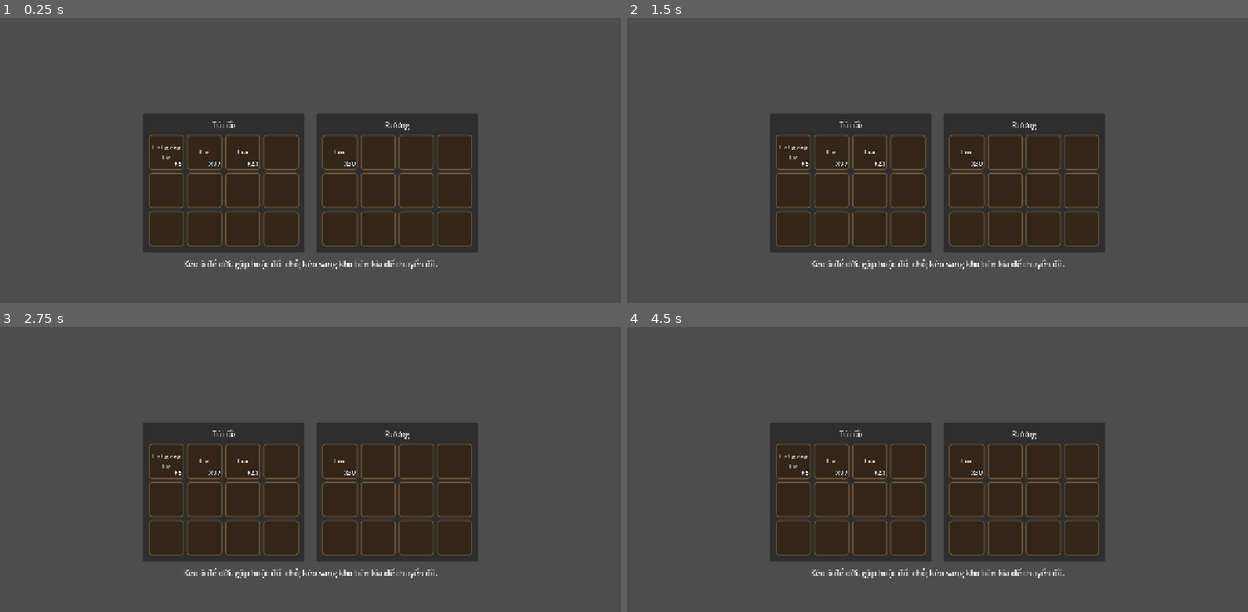
Above: before the commit, frames 1-4 (two rows, left to right).
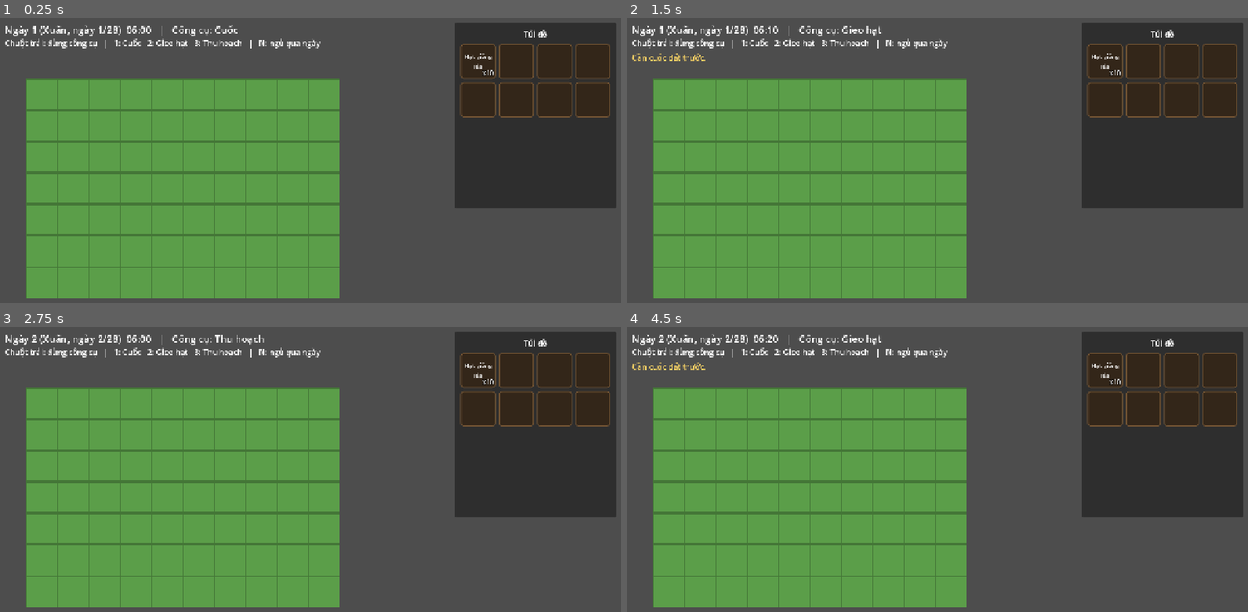
Above: after the commit, the same moments.

Repository: tmtgreen1008/Ngoi_Lang_Nho
Game: Godot game, scene res://components/farming/farm_demo.tscn
Two runs of this game, one before a commit and one after it. Both use one fixed random seed, a clock stepped at 60 frames per second and the inputs below. Before the commit the project starts from res://ui/inventory/inventory_demo.tscn.
Inputs (mouse positions are in pixels of both pictures, inside the frame that each line leads up to):
- Up to frame 1 (0.25 s): no input
- Up to frame 2 (1.5 s): tap Enter at 0.5 s; move the mouse to (1074, 174) at 0.52 s; tap 1 at 0.6 s; click (1074, 174) at 0.67 s; tap 2 at 0.8 s; tap Space at 1.25 s; drag from (813, 208) to (906, 263) at 1.27 s
- Up to frame 3 (2.75 s): tap Enter at 2 s; move the mouse to (372, 423) at 2.02 s; tap 3 at 2.1 s; click (372, 423) at 2.17 s; tap N at 2.3 s
- Up to frame 4 (4.5 s): tap Space at 2.75, 4.25 s; drag from (906, 572) to (751, 446) at 2.77 s; tap Enter at 3.5 s; move the mouse to (1123, 552) at 3.52 s; tap 1 at 3.6 s; click (1123, 552) at 3.67 s; tap 2 at 3.8 s; drag from (751, 446) to (844, 412) at 4.27 s

The runs differ from the first frame. In frame 1, 65% of the frame differs, in the area x 0-100%, y 1-99%; in frame 2, 66%; in frame 3, 65%; in frame 4, 66%.

Commit message:
feat: he thong vuon (FarmField, FarmView, FarmToolController)
Cuoc dat, gieo hat, cay lon theo EventBus.day_changed, thu hoach vao kho,
cay heo khi sang mua khong hop, luu/nap. Them harvest_amount va
crop_withered. Scene demo lam main scene tam, anh chup trong docs.

Co-Authored-By: Claude Sonnet 5.5 <noreply@anthropic.com>

Diff:
--- /dev/null
+++ b/components/farming/farm_demo.gd
@@ -0,0 +1,106 @@
+extends Node2D
+## Scene demo vườn: chuột trái dùng công cụ lên ô; phím 1/2/3 đổi công cụ
+## (Cuốc / Gieo hạt / Thu hoạch); phím N ngủ qua ngày (để thử cây lớn nhanh).
+## Chỉ để thử hệ thống; game thật sẽ đặt FarmField vào map Home.
+
+const INVENTORY_UI_SCENE: PackedScene = preload("res://ui/inventory/inventory_ui.tscn")
+
+var field: FarmField
+var view: FarmView
+var controller: FarmToolController
+var inventory: InventoryComponent
+
+var _status_label: Label
+var _feedback_label: Label
+
+
+func _ready() -> void:
+	field = FarmField.new()
+	add_child(field)
+
+	inventory = InventoryComponent.new()
+	inventory.owner_id = &"player"
+	inventory.slot_count = 8
+	add_child(inventory)
+	inventory.add_item(ItemDatabase.get_item(&"hat_giong_lua"), 10)
+
+	view = FarmView.new()
+	view.position = Vector2(60, 130)
+	view.scale = Vector2(2, 2)
+	add_child(view)
+	view.setup(field)
+
+	controller = FarmToolController.new()
+	controller.field = field
+	controller.inventory = inventory
+	add_child(controller)
+
+	_build_hud()
+	controller.tool_changed.connect(func(_t: FarmToolController.Tool) -> void: _update_status())
+	controller.feedback.connect(func(text: String) -> void: _feedback_label.text = text)
+	EventBus.time_ticked.connect(func(_h: int, _m: int) -> void: _update_status())
+	EventBus.day_changed.connect(func(_d: int) -> void: _update_status())
+	_update_status()
+
+
+func _unhandled_input(event: InputEvent) -> void:
+	if event is InputEventMouseButton and event.pressed and event.button_index == MOUSE_BUTTON_LEFT:
+		_feedback_label.text = ""
+		controller.use_tool_at(view.world_to_cell(view.get_global_mouse_position()))
+	elif event is InputEventKey and event.pressed and not event.echo:
+		match event.keycode:
+			KEY_1:
+				controller.set_tool(FarmToolController.Tool.HOE)
+			KEY_2:
+				controller.set_tool(FarmToolController.Tool.SEED)
+			KEY_3:
+				controller.set_tool(FarmToolController.Tool.HARVEST)
+			KEY_N:
+				TimeManager.sleep_until_morning()
+
+
+func _build_hud() -> void:
+	var layer := CanvasLayer.new()
+	add_child(layer)
+	var margin := MarginContainer.new()
+	margin.set_anchors_preset(Control.PRESET_FULL_RECT)
+	margin.mouse_filter = Control.MOUSE_FILTER_IGNORE
+	for side: String in ["left", "top", "right", "bottom"]:
+		margin.add_theme_constant_override("margin_" + side, 16)
+	layer.add_child(margin)
+
+	var root := Control.new()
+	root.mouse_filter = Control.MOUSE_FILTER_IGNORE
+	margin.add_child(root)
+
+	_status_label = Label.new()
+	_status_label.add_theme_font_size_override("font_size", 20)
+	root.add_child(_status_label)
+
+	var hint := Label.new()
+	hint.text = "Chuột trái: dùng công cụ   |   1: Cuốc   2: Gieo hạt   3: Thu hoạch   |   N: ngủ qua ngày"
+	hint.position = Vector2(0, 30)
+	root.add_child(hint)
+
+	_feedback_label = Label.new()
+	_feedback_label.position = Vector2(0, 60)
+	_feedback_label.add_theme_color_override("font_color", Color(1.0, 0.85, 0.4))
+	root.add_child(_feedback_label)
+
+	var inventory_ui: InventoryUI = INVENTORY_UI_SCENE.instantiate()
+	inventory_ui.columns = 4
+	inventory_ui.set_anchors_preset(Control.PRESET_TOP_RIGHT)
+	root.add_child(inventory_ui)
+	inventory_ui.setup(inventory, "Túi đồ")
+	inventory_ui.set_anchors_and_offsets_preset(Control.PRESET_TOP_RIGHT)
+
+
+func _update_status() -> void:
+	_status_label.text = "Ngày %d (%s, ngày %d/%d)  %s   |   Công cụ: %s" % [
+		TimeManager.day,
+		TimeManager.get_season_name(),
+		TimeManager.get_day_of_season(),
+		TimeManager.days_per_season,
+		TimeManager.get_time_string(),
+		controller.get_tool_name(),
+	]
--- /dev/null
+++ b/components/farming/farm_demo.tscn
@@ -0,0 +1,6 @@
+[gd_scene load_steps=2 format=3]
+
+[ext_resource type="Script" path="res://components/farming/farm_demo.gd" id="1_demo"]
+
+[node name="FarmDemo" type="Node2D"]
+script = ExtResource("1_demo")
--- /dev/null
+++ b/components/farming/farm_field.gd
@@ -0,0 +1,146 @@
+class_name FarmField
+extends Node
+## Mảnh vườn: quản lý trạng thái các ô đất (cuốc, gieo, lớn lên, thu hoạch).
+##
+## - Chỉ chứa logic và dữ liệu; việc vẽ do FarmView lo, việc trừ hạt/thêm nông sản
+##   do FarmToolController lo. Các bên nói chuyện qua signal.
+## - Cây lớn nhờ nghe EventBus.day_changed (không dùng _process).
+## - Sang mùa không hợp thì cây héo (EventBus.crop_withered).
+
+## Một ô thay đổi (đất, cây hoặc giai đoạn lớn). FarmView nghe signal này.
+signal plot_changed(cell: Vector2i)
+
+## Vùng ô lưới được phép canh tác (toạ độ ô, không phải pixel).
+@export var field_area: Rect2i = Rect2i(0, 0, 10, 7)
+
+var _plots: Dictionary = {}  # Vector2i -> FarmPlot
+var _last_day: int = 1
+
+
+func _ready() -> void:
+	_last_day = TimeManager.day
+	EventBus.day_changed.connect(_on_day_changed)
+	EventBus.season_changed.connect(_on_season_changed)
+
+
+## Ô nằm trong vùng canh tác không.
+func is_farmable(cell: Vector2i) -> bool:
+	return field_area.has_point(cell)
+
+
+## Trả về FarmPlot của ô, hoặc null nếu ô chưa được cuốc.
+func get_plot(cell: Vector2i) -> FarmPlot:
+	return _plots.get(cell)
+
+
+## Danh sách các ô đã có dữ liệu (đã cuốc), để FarmView vẽ lại toàn bộ.
+func get_plot_cells() -> Array:
+	return _plots.keys()
+
+
+## Cuốc đất. Trả về false nếu ngoài vùng canh tác hoặc ô đã cuốc rồi.
+func till(cell: Vector2i) -> bool:
+	if not is_farmable(cell) or _plots.has(cell):
+		return false
+	var plot := FarmPlot.new()
+	plot.is_tilled = true
+	_plots[cell] = plot
+	EventBus.tile_tilled.emit(cell)
+	plot_changed.emit(cell)
+	return true
+
+
+## Lý do không gieo được [param crop] vào [param cell]; chuỗi rỗng nghĩa là gieo được.
+func get_plant_block_reason(cell: Vector2i, crop: CropItemData) -> String:
+	var plot: FarmPlot = get_plot(cell)
+	if crop == null:
+		return "Không có hạt giống."
+	if plot == null or not plot.is_tilled:
+		return "Cần cuốc đất trước."
+	if plot.is_planted():
+		return "Ô này đã có cây."
+	if not crop.can_plant_in(TimeManager.season):
+		return "Không gieo được vào mùa này."
+	return ""
+
+
+## Gieo [param crop] vào [param cell]. Trả về false nếu không gieo được.
+func plant(cell: Vector2i, crop: CropItemData) -> bool:
+	if not get_plant_block_reason(cell, crop).is_empty():
+		return false
+	var plot: FarmPlot = _plots[cell]
+	plot.crop = crop
+	plot.days_grown = 0
+	EventBus.crop_planted.emit(cell, crop)
+	plot_changed.emit(cell)
+	return true
+
+
+## Thu hoạch cây đã chín: trả về CropItemData của cây (để bên gọi tính nông sản),
+## ô trở lại đất trống. Trả về null nếu chưa có cây chín.
+func harvest(cell: Vector2i) -> CropItemData:
+	var plot: FarmPlot = get_plot(cell)
+	if plot == null or not plot.is_ripe():
+		return null
+	var crop: CropItemData = plot.crop
+	plot.clear_crop()
+	EventBus.crop_harvested.emit(cell, crop)
+	plot_changed.emit(cell)
+	return crop
+
+
+## Gói trạng thái vườn để lưu game (cho WorldStateManager/SaveManager).
+func get_save_data() -> Dictionary:
+	var entries: Array = []
+	for cell: Vector2i in _plots:
+		var plot: FarmPlot = _plots[cell]
+		entries.append({
+			"x": cell.x,
+			"y": cell.y,
+			"crop": String(plot.crop.id) if plot.crop != null else "",
+			"days": plot.days_grown,
+		})
+	return {"last_day": _last_day, "plots": entries}
+
+
+## Nạp lại trạng thái vườn. Ô có cây không còn trong ItemDatabase thành đất trống.
+func load_save_data(data: Dictionary) -> void:
+	var old_cells: Array = _plots.keys()
+	_plots.clear()
+	_last_day = int(data.get("last_day", TimeManager.day))
+	for entry: Dictionary in data.get("plots", []):
+		var plot := FarmPlot.new()
+		plot.is_tilled = true
+		var crop_id := StringName(entry.get("crop", ""))
+		if crop_id != &"":
+			plot.crop = ItemDatabase.get_item(crop_id) as CropItemData
+			plot.days_grown = int(entry.get("days", 0)) if plot.crop != null else 0
+		_plots[Vector2i(int(entry["x"]), int(entry["y"]))] = plot
+	for cell: Vector2i in old_cells:
+		plot_changed.emit(cell)
+	for cell: Vector2i in _plots:
+		plot_changed.emit(cell)
+
+
+## Cây lớn theo số ngày đã trôi qua kể từ lần xử lý trước, nên nạp game
+## (TimeManager phát lại day_changed với cùng ngày) không làm cây lớn thêm.
+func _on_day_changed(day: int) -> void:
+	var elapsed: int = day - _last_day
+	_last_day = day
+	if elapsed <= 0:
+		return
+	for cell: Vector2i in _plots:
+		var plot: FarmPlot = _plots[cell]
+		if plot.is_planted():
+			plot.days_grown += elapsed
+			plot_changed.emit(cell)
+
+
+func _on_season_changed(season: int, _year: int) -> void:
+	for cell: Vector2i in _plots:
+		var plot: FarmPlot = _plots[cell]
+		if plot.is_planted() and not plot.crop.can_plant_in(season):
+			var withered: CropItemData = plot.crop
+			plot.clear_crop()
+			EventBus.crop_withered.emit(cell, withered)
+			plot_changed.emit(cell)
--- /dev/null
+++ b/components/farming/farm_plot.gd
@@ -0,0 +1,24 @@
+class_name FarmPlot
+extends RefCounted
+## Trạng thái một ô đất trong FarmField (dữ liệu runtime, không phải Resource).
+
+## Đã cuốc đất (gieo hạt được).
+var is_tilled: bool = false
+## Cây đang trồng, null nếu ô trống.
+var crop: CropItemData = null
+## Số ngày cây đã lớn.
+var days_grown: int = 0
+
+
+func is_planted() -> bool:
+	return crop != null
+
+
+func is_ripe() -> bool:
+	return crop != null and crop.is_ripe(days_grown)
+
+
+## Xoá cây khỏi ô, giữ nguyên đất đã cuốc.
+func clear_crop() -> void:
+	crop = null
+	days_grown = 0
--- /dev/null
+++ b/components/farming/farm_tool_controller.gd
@@ -0,0 +1,96 @@
+class_name FarmToolController
+extends Node
+## Nối thao tác người chơi với FarmField và kho đồ: cuốc, gieo hạt, thu hoạch.
+##
+## FarmField không biết kho đồ; controller này trừ hạt giống khi gieo và thêm
+## nông sản khi thu hoạch. Phản hồi cho người chơi đi qua signal [signal feedback].
+
+enum Tool { HOE, SEED, HARVEST }
+
+const TOOL_NAMES: Dictionary = {
+	Tool.HOE: "Cuốc",
+	Tool.SEED: "Gieo hạt",
+	Tool.HARVEST: "Thu hoạch",
+}
+
+## Công cụ đổi.
+signal tool_changed(tool: Tool)
+## Thông báo ngắn cho người chơi (lỗi hoặc kết quả).
+signal feedback(text: String)
+
+@export var field: FarmField
+@export var inventory: InventoryComponent
+
+var current_tool: Tool = Tool.HOE
+
+
+func set_tool(tool: Tool) -> void:
+	current_tool = tool
+	tool_changed.emit(tool)
+
+
+func get_tool_name() -> String:
+	return TOOL_NAMES[current_tool]
+
+
+## Dùng công cụ hiện tại lên ô [param cell]. Trả về true nếu có hành động xảy ra.
+func use_tool_at(cell: Vector2i) -> bool:
+	if field == null or inventory == null or not field.is_farmable(cell):
+		return false
+	match current_tool:
+		Tool.HOE:
+			return _use_hoe(cell)
+		Tool.SEED:
+			return _use_seed(cell)
+		Tool.HARVEST:
+			return _use_harvest(cell)
+	return false
+
+
+func _use_hoe(cell: Vector2i) -> bool:
+	if field.till(cell):
+		return true
+	feedback.emit("Ô này đã được cuốc.")
+	return false
+
+
+func _use_seed(cell: Vector2i) -> bool:
+	var seed_item: CropItemData = _find_seed()
+	var reason: String = field.get_plant_block_reason(cell, seed_item)
+	if not reason.is_empty():
+		feedback.emit(reason)
+		return false
+	inventory.remove_item(seed_item, 1)
+	field.plant(cell, seed_item)
+	return true
+
+
+func _use_harvest(cell: Vector2i) -> bool:
+	var plot: FarmPlot = field.get_plot(cell)
+	if plot == null or not plot.is_planted():
+		feedback.emit("Không có cây để thu hoạch.")
+		return false
+	if not plot.is_ripe():
+		feedback.emit("Cây chưa chín.")
+		return false
+	var product: ItemData = ItemDatabase.get_item(plot.crop.harvest_item_id)
+	if product == null:
+		feedback.emit("Lỗi dữ liệu: không có vật phẩm thu hoạch.")
+		return false
+	var amount: int = plot.crop.harvest_amount
+	if not inventory.can_add(product, amount):
+		feedback.emit("Túi đồ đã đầy.")
+		return false
+	field.harvest(cell)
+	inventory.add_item(product, amount)
+	EventBus.item_picked.emit(product, amount)
+	feedback.emit("Thu hoạch được %d %s." % [amount, product.display_name])
+	return true
+
+
+## Hạt giống đầu tiên tìm thấy trong kho (ô đầu tiên chứa CropItemData).
+func _find_seed() -> CropItemData:
+	for slot: InventorySlot in inventory.slots:
+		if not slot.is_empty() and slot.item is CropItemData:
+			return slot.item as CropItemData
+	return null
--- /dev/null
+++ b/components/farming/farm_view.gd
@@ -0,0 +1,96 @@
+class_name FarmView
+extends Node2D
+## Vẽ FarmField bằng hai TileMapLayer: lớp đất (cỏ/đất cuốc) và lớp cây (3 giai đoạn).
+##
+## Chỉ đọc dữ liệu từ FarmField và nghe plot_changed; không sửa trạng thái vườn.
+## Tileset hiện được tạo bằng code (ô màu tạm) để chạy được khi chưa có art;
+## khi có art, thay [method _build_tile_set] bằng TileSet .tres thật.
+
+const TILE_SIZE: int = 32
+const TILE_GRASS := Vector2i(0, 0)
+const TILE_SOIL := Vector2i(1, 0)
+const TILE_SEEDLING := Vector2i(2, 0)
+const TILE_GROWING := Vector2i(3, 0)
+const TILE_RIPE := Vector2i(4, 0)
+const SOURCE_ID: int = 0
+
+var field: FarmField
+
+var _ground: TileMapLayer
+var _crops: TileMapLayer
+
+
+func _init() -> void:
+	var tile_set: TileSet = _build_tile_set()
+	_ground = TileMapLayer.new()
+	_ground.tile_set = tile_set
+	add_child(_ground)
+	_crops = TileMapLayer.new()
+	_crops.tile_set = tile_set
+	add_child(_crops)
+
+
+## Gắn view với [param farm_field] và vẽ toàn bộ vườn.
+func setup(farm_field: FarmField) -> void:
+	field = farm_field
+	field.plot_changed.connect(_refresh_cell)
+	for x: int in range(field.field_area.position.x, field.field_area.end.x):
+		for y: int in range(field.field_area.position.y, field.field_area.end.y):
+			_refresh_cell(Vector2i(x, y))
+
+
+## Đổi toạ độ màn hình/thế giới sang ô lưới (tính cả vị trí và scale của view).
+func world_to_cell(global_pos: Vector2) -> Vector2i:
+	return _ground.local_to_map(_ground.to_local(global_pos))
+
+
+func _refresh_cell(cell: Vector2i) -> void:
+	if not field.is_farmable(cell):
+		return
+	var plot: FarmPlot = field.get_plot(cell)
+	var tilled: bool = plot != null and plot.is_tilled
+	_ground.set_cell(cell, SOURCE_ID, TILE_SOIL if tilled else TILE_GRASS)
+	if plot != null and plot.is_planted():
+		_crops.set_cell(cell, SOURCE_ID, _stage_tile(plot))
+	else:
+		_crops.erase_cell(cell)
+
+
+## Chọn ô cây theo tiến độ: chín, đã nửa đường, hoặc mới nảy mầm.
+func _stage_tile(plot: FarmPlot) -> Vector2i:
+	if plot.is_ripe():
+		return TILE_RIPE
+	var ratio: float = plot.days_grown / float(plot.crop.grow_days)
+	return TILE_GROWING if ratio >= 0.5 else TILE_SEEDLING
+
+
+static func _build_tile_set() -> TileSet:
+	var image: Image = Image.create(TILE_SIZE * 5, TILE_SIZE, false, Image.FORMAT_RGBA8)
+	_paint_ground(image, 0, Color(0.36, 0.62, 0.29))  # cỏ
+	_paint_ground(image, 1, Color(0.47, 0.32, 0.18))  # đất cuốc
+	_paint_crop(image, 2, Color(0.45, 0.78, 0.30), 6, 8)  # mầm
+	_paint_crop(image, 3, Color(0.35, 0.72, 0.25), 12, 16)  # đang lớn
+	_paint_crop(image, 4, Color(0.95, 0.80, 0.25), 18, 22)  # chín (vàng)
+
+	var source := TileSetAtlasSource.new()
+	source.texture = ImageTexture.create_from_image(image)
+	source.texture_region_size = Vector2i(TILE_SIZE, TILE_SIZE)
+	for i: int in 5:
+		source.create_tile(Vector2i(i, 0))
+	var tile_set := TileSet.new()
+	tile_set.tile_size = Vector2i(TILE_SIZE, TILE_SIZE)
+	tile_set.add_source(source, SOURCE_ID)
+	return tile_set
+
+
+static func _paint_ground(image: Image, index: int, color: Color) -> void:
+	var origin := Vector2i(index * TILE_SIZE, 0)
+	image.fill_rect(Rect2i(origin, Vector2i(TILE_SIZE, TILE_SIZE)), color.darkened(0.25))
+	image.fill_rect(Rect2i(origin + Vector2i(1, 1), Vector2i(TILE_SIZE - 2, TILE_SIZE - 2)), color)
+
+
+## Vẽ cây là thân thẳng đứng cao [param height] px, rộng [param width] px.
+static func _paint_crop(image: Image, index: int, color: Color, width: int, height: int) -> void:
+	var origin := Vector2i(index * TILE_SIZE, 0)
+	var stem := Vector2i(origin.x + (TILE_SIZE - width) / 2, origin.y + TILE_SIZE - 4 - height)
+	image.fill_rect(Rect2i(stem, Vector2i(width, height)), color)
--- a/core/autoload/event_bus.gd
+++ b/core/autoload/event_bus.gd
@@ -55,6 +55,8 @@
 signal tile_tilled(cell: Vector2i)
 signal crop_planted(cell: Vector2i, crop: CropItemData)
 signal crop_harvested(cell: Vector2i, crop: CropItemData)
+## Cây héo vì sang mùa không hợp (FarmField phát).
+signal crop_withered(cell: Vector2i, crop: CropItemData)
 signal animal_fed(animal_id: StringName)
 
 # --- Bản đồ & trạng thái thế giới -----------------------------------------------
--- a/core/resources/crop_item_data.gd
+++ b/core/resources/crop_item_data.gd
@@ -9,6 +9,8 @@
 @export_range(1, 365, 1) var grow_days: int = 1
 ## Id của ItemData nhận được khi thu hoạch (vd: &"lua").
 @export var harvest_item_id: StringName = &""
+## Số vật phẩm nhận được mỗi lần thu hoạch.
+@export_range(1, 99, 1) var harvest_amount: int = 1
 ## Các mùa được phép gieo (giá trị của TimeManager.Season). Rỗng = mọi mùa.
 @export var allowed_seasons: Array[int] = []
 
--- a/data/crops/hat_giong_lua.tres
+++ b/data/crops/hat_giong_lua.tres
@@ -6,6 +6,7 @@
 script = ExtResource("1_crop")
 grow_days = 4
 harvest_item_id = &"lua"
+harvest_amount = 3
 allowed_seasons = Array[int]([0, 1])
 id = &"hat_giong_lua"
 display_name = "Hạt giống lúa"
--- a/project.godot
+++ b/project.godot
@@ -5,7 +5,7 @@
 
 config/name="Hương Quê"
 config/features=PackedStringArray("4.7", "GL Compatibility")
-run/main_scene="res://ui/inventory/inventory_demo.tscn"
+run/main_scene="res://components/farming/farm_demo.tscn"
 
 [autoload]
 
Not shown, added: components/farming/farm_demo.gd.uid
Not shown, added: components/farming/farm_field.gd.uid
Not shown, added: components/farming/farm_plot.gd.uid
Not shown, added: components/farming/farm_tool_controller.gd.uid
Not shown, added: components/farming/farm_view.gd.uid
Binary file added: docs/screenshots/farming_1_planted.png
Binary file added: docs/screenshots/farming_2_growing.png
Binary file added: docs/screenshots/farming_3_ripe.png
Binary file added: docs/screenshots/farming_4_harvested.png
Not shown, added: docs/screenshots/inventory_ui_after_drag.png.import
Not shown, added: docs/screenshots/inventory_ui_before_drag.png.import
Not shown, changed: docs/FOLDER_STRUCTURE.md
